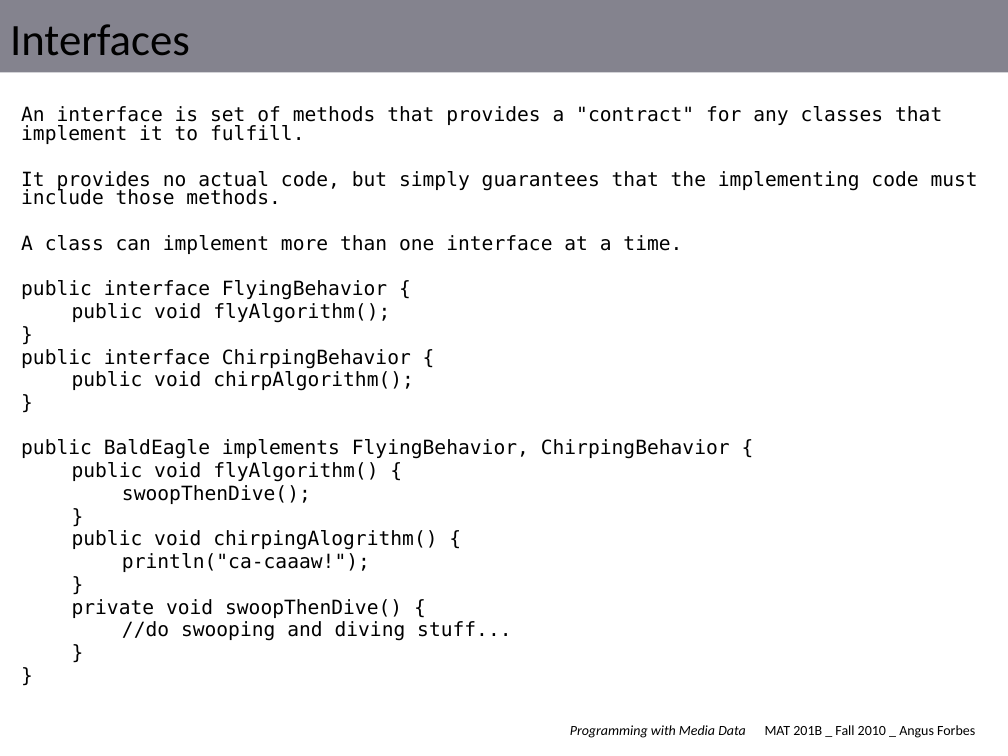
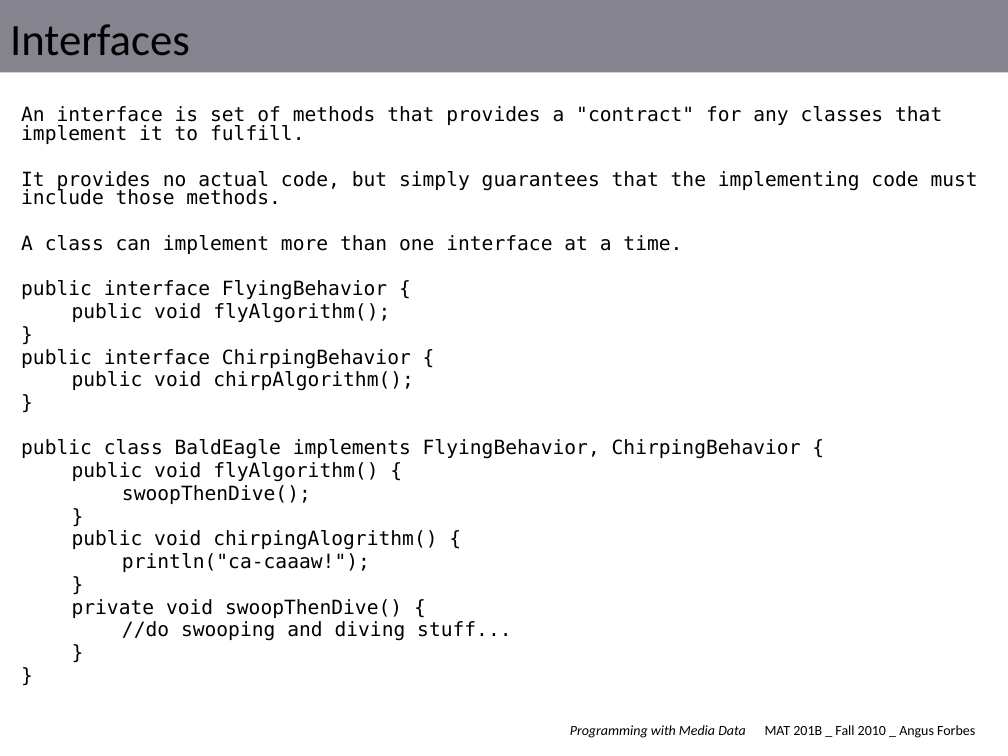
Before and after one commit to angusforbes/mat201b, a slide deck: slide 3 of slides/week3_tues.pptx. Drawn at 1008x756 pixels with LibreOffice and Linux fonts; fonts in the diff are those of the drawing. Boxes give left, top, right and bottom in pixels: in the first picture for what was removed or moved away, otherwise in the second. Text is boxed around its words. In the diff, an @@ line names an element or a change of style, - is before the commit and + after.

```diff
--- a/slides/week3_tues.pptx
+++ b/slides/week3_tues.pptx
@@ text at box(21, 439, 801, 459): text changed @@
-public BaldEagle implements FlyingBehavior, ChirpingBehavior {
+public class BaldEagle implements FlyingBehavior, ChirpingBehavior {
```
Also in this commit, not shown: 2 other slides changed, 4 other files.
